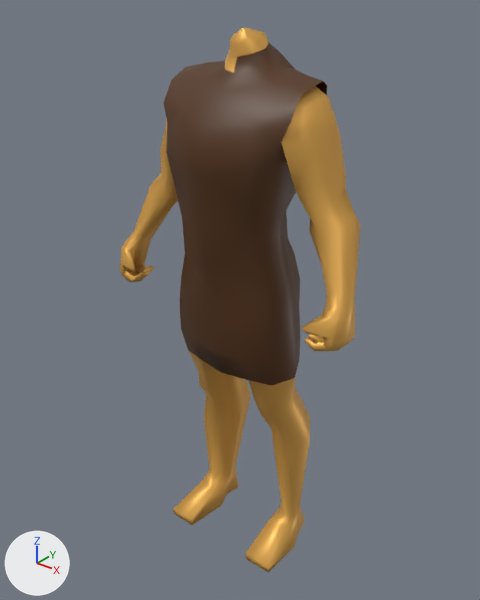
What one commit did to the COLLADA model binaries/data/mods/public/art/animation/biped/infantry/knife/attack_melee_knife_c.dae.
Camera for both pictures: a 50 mm lens placed at (2.64, -3.32, 4.12), pointed at (-0.04, 0.03, 2.04). Lighting does not change. The marker at lower left points along +X, +Y and +Z.

Script lines for the objects in view, before the commit:
```python
mat_skin = principled_material('Skin')
mat_skin.base_color = (0.8, 0.433, 0.0937)  # orange #e7b056
mat_skin.metallic = 0.5
me_cube_010 = bpy.data.meshes.new('Cube.010')
me_cube_010.from_pydata(...)  # 391 vertices, 752 faces; spans x -0.96..0.96, y -0.43..0.4, z 0.0..3.85
# faces by material slot: [206, 546]
me_cube_010.materials.append(mat_armor)  # brown #523010
me_cube_010.materials.append(mat_skin)  # orange #e7b056
ob_m_armor_tunic_short = bpy.data.objects.new('m_armor_tunic_short', me_cube_010)
ob_m_armor_tunic_short.location = (0.0, 0.0, 0.0)
```
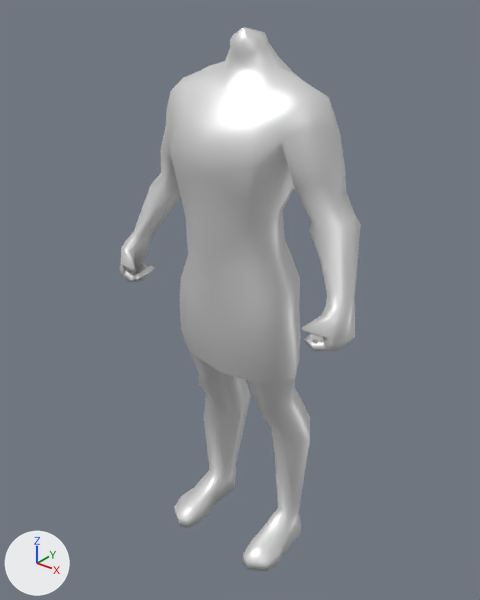
Edits to the bpy script that builds the scene:
```text
Change mat_skin:
    mat_skin.base_color: (0.8, 0.433, 0.0937) -> (0.8, 0.8, 0.8)  # orange #e7b056 -> white #e7e7e7
Change me_cube_010:
    used by ob_m_armor_tunic_short; location = (0.0, 0.0, 0.0)
    remove me_cube_010.from_pydata(...)  # 391 vertices, 752 faces; spans x -0.96..0.96, y -0.43..0.4, z 0.0..3.85
    add me_cube_010.from_pydata(...)  # 423 vertices, 836 faces; spans x -0.96..0.96, y -0.41..0.4, z 0.0..3.85
    me_cube_010 part 1
    34 vertices are removed from x -0.53..0.53, y -0.37..0.28, z 2.42..3.58
    111 faces are deleted
    3 vertices in x -0.23..0.23, y -0.2..-0.09, z 3.52..3.55 move by (0.0, 0.02, -0.02)
    3 vertices in x -0.3..0.3, y 0.19..0.31, z 2.58..3.37 move by (0.0, -0.02, 0.0)
    39 vertices move from x -0.38..0.38, y -0.43..0.36, z 2.43..3.71 to x -0.36..0.36, y -0.41..0.34, z 2.43..3.7
    24 vertices are added at x -0.46..0.46, y -0.35..0.25, z 2.42..3.56
    111 new faces join them
    me_cube_010 part 2
    22 vertices are removed from x -0.51..0.51, y -0.3..0.34, z 0.0..0.18
    62 faces are deleted
    4 vertices move from x -0.36..0.36, y -0.01..0.08, z 0.18..0.26 to x -0.31..0.31, y -0.01..0.08, z 0.18..0.26
    64 vertices are added at x -0.51..0.51, y -0.38..0.3, z 0.0..0.2
    146 new faces join them
    me_cube_010 part 3: 137 faces spanning x -0.49..0.49, y -0.41..0.34, z 1.58..3.76 switch from mat_armor (brown #523010) to mat_skin (white #e7e7e7)
```

Location of each change, [x1, y1, x2, y2] in pixels of the pictures (480 x 600 px; the box of a moved part takes in the faces that stretch with it):
'm_armor_tunic_short', recoloured, reshaped (brown to white): before [119, 27, 361, 573]; after [119, 27, 361, 572]
part 1 of me_cube_010, moved or reshaped: [160, 52, 336, 304] in both
part 2 of me_cube_010, built on: before [173, 425, 305, 573]; after [174, 425, 301, 572]
part 3 of me_cube_010, recoloured (brown to white): [180, 43, 300, 386] in both
